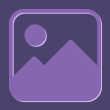
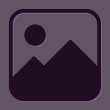
Layer changes from the first 110 x 110 image to the second:
added group "grape" with 4 layers above "green" over [0, 0, 110, 110]
added layer "album #3" in group "grape" over [8, 8, 102, 102]
added layer "album shadow #2" (65%) in group "grape" over [9, 9, 103, 103]
added layer "background #2" (70%) in group "grape" over [0, 0, 110, 110]
hid group "purple" (3 layers) over [0, 0, 110, 110]
